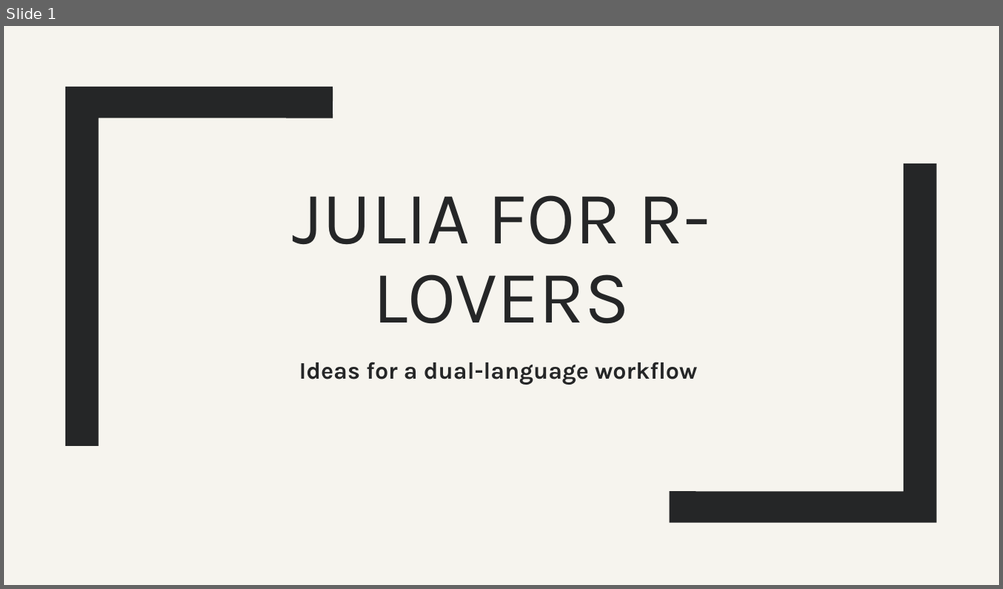
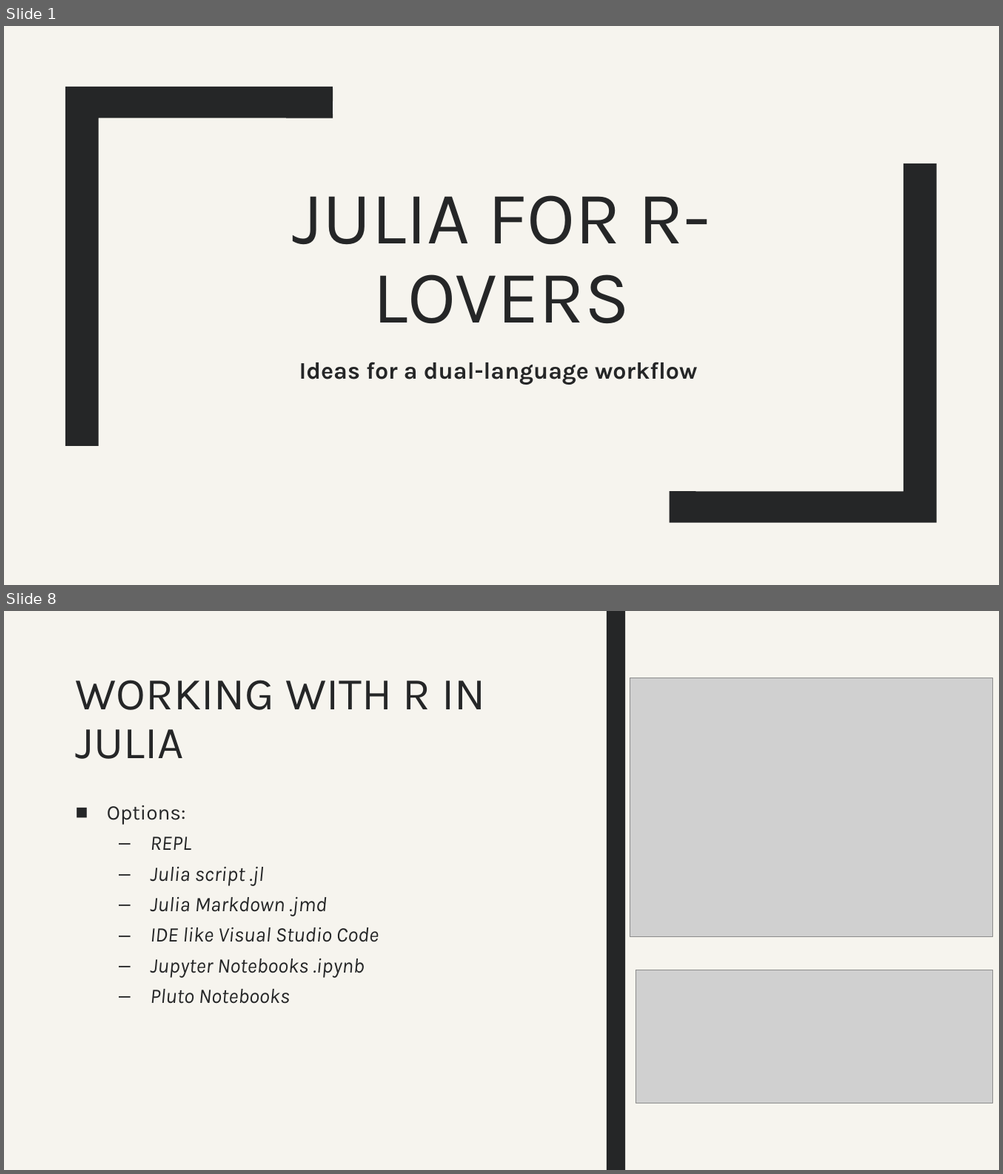
Before and after one commit to kyla-mcconnell/juliaR, a slide deck: JuliaforRLovers.pptx. Shown one above the other, each under a label of ours: slide 1 before the commit, slides 1 and 8 after it; the slides between them are not shown. The pictures are 1003x589 and 1003x1174 pixels, drawn with LibreOffice and Linux fonts; fonts in the diff are those of the drawing; grey boxes stand for pictures. Boxes give left, top, right and bottom in pixels: in the first picture for what was removed or moved away, otherwise in the second. Text is boxed around its words. In the diff, an @@ line names an element or a change of style, - is before the commit and + after.

```diff
--- a/JuliaforRLovers.pptx
+++ b/JuliaforRLovers.pptx
@@ slide 8 added at (x1=4, y1=611, x2=999, y2=1170), background #F6F4EE @@
@@ rectangle added at (x1=4, y1=611, x2=999, y2=1170), fill #F6F4EE @@
@@ rectangle added at (x1=42, y1=611, x2=62, y2=1170), fill #252627 @@
@@ rectangle added at (x1=606, y1=611, x2=625, y2=1170), fill #252627 @@
@@ title added at (x1=76, y1=680, x2=485, y2=759), 44 pt, text #252627 @@
+WORKING WITH R IN JULIA
@@ picture added at (x1=630, y1=678, x2=993, y2=937) @@
@@ text added at (x1=107, y1=805, x2=378, y2=1004), 20 pt, text #252627, italic @@
+■ Options:
+  – REPL
+  – Julia script .jl
+  – Julia Markdown .jmd
+  – IDE like Visual Studio Code
+  – Jupyter Notebooks .ipynb
+  – Pluto Notebooks
@@ picture added at (x1=636, y1=970, x2=993, y2=1103) @@
```
Also in this commit, not shown: 4 slides changed, 2 other slides added, 1 slide removed, 1 other file.
